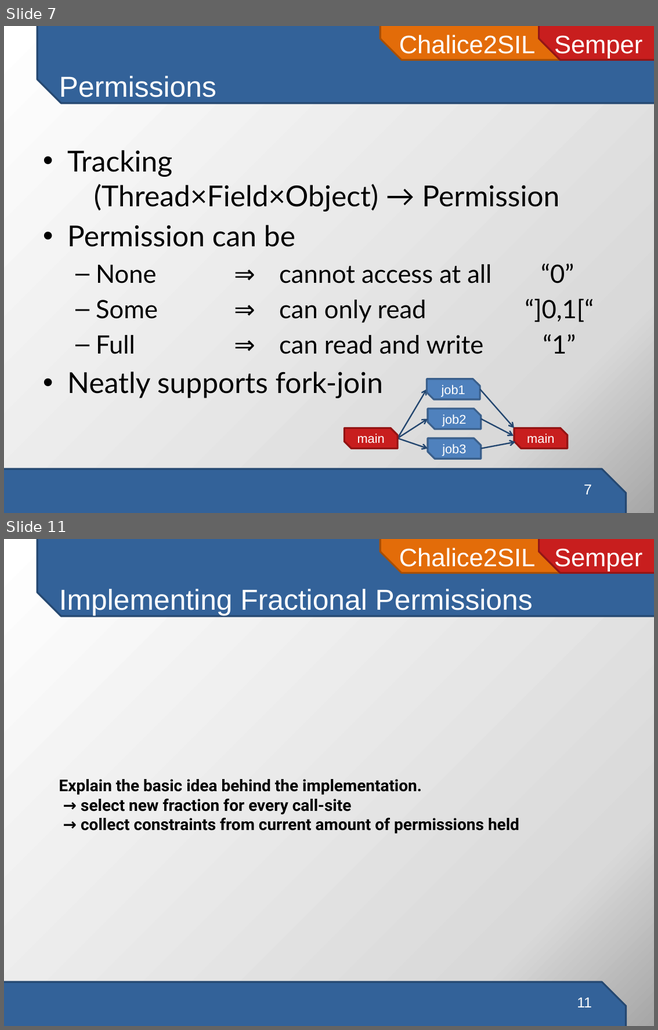
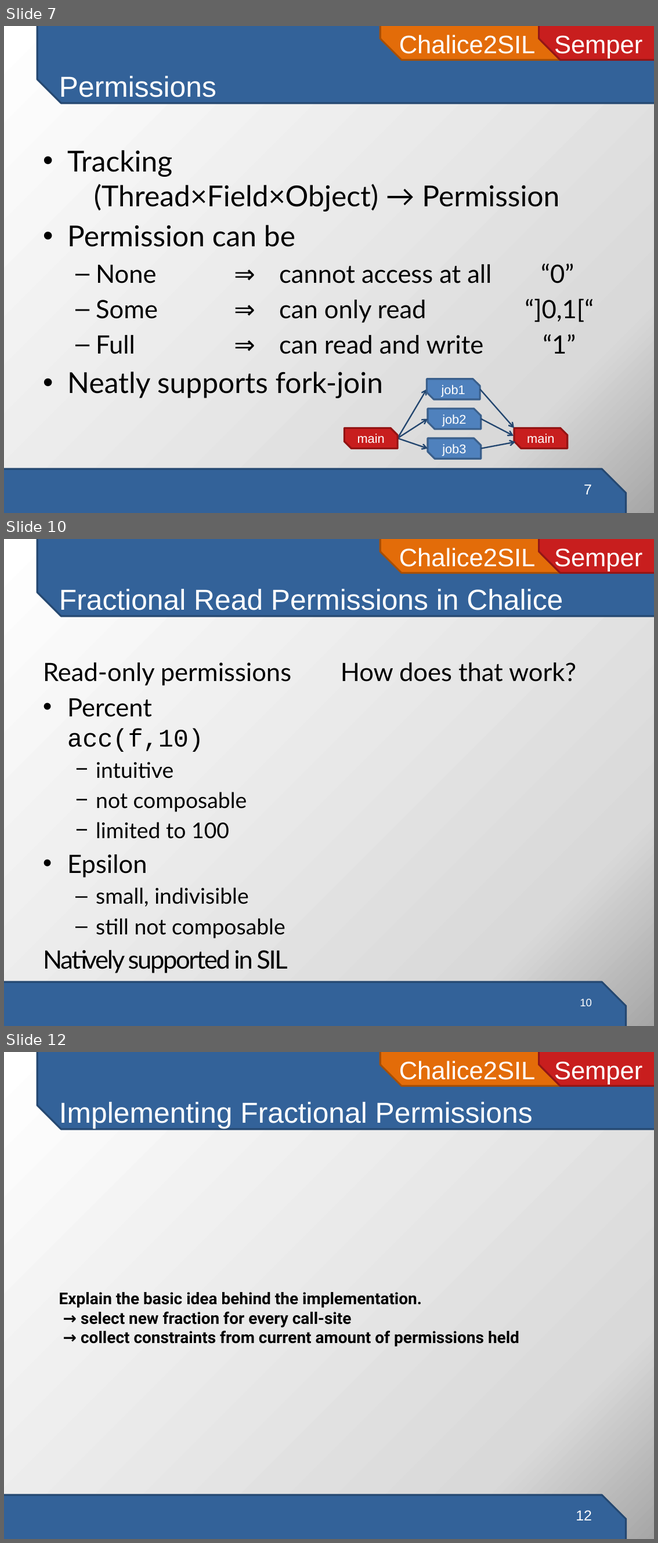
Before and after one commit to viperproject/chalice2silver, a slide deck: chalice2sil/doc/presentation/chalice2sil-presentation.pptx. Shown one above the other, each under a label of ours: slides 7 and 11 before the commit, slides 7, 10 and 12 after it; the slides between them are not shown. The pictures are 658x1030 and 658x1543 pixels, drawn with LibreOffice and Linux fonts; fonts in the diff are those of the drawing; grey boxes stand for pictures. Boxes give left, top, right and bottom in pixels: in the first picture for what was removed or moved away, otherwise in the second. Text is boxed around its words. In the diff, an @@ line names an element or a change of style, - is before the commit and + after.

Commit message:
explain read fractions

```diff
--- a/chalice2sil/doc/presentation/chalice2sil-presentation.pptx
+++ b/chalice2sil/doc/presentation/chalice2sil-presentation.pptx
@@ slide 10 added at <box>4,539,654,1026</box>, background gradient #FFFFFF to #D9D9D9 to #A6A6A6; not listed: 4 template elements that a slide beside it also shows @@
@@ title added at <box>59,589,563,616</box>, 32 pt, text #FFFFFF @@
+Fractional Read Permissions in Chalice
@@ text added at <box>43,663,291,973</box>, 24 pt, text #000000 @@
+Read-only permissions
+• Percent acc(f,10)
+  − intuitive
+  − not composable
+  − limited to 100
+• Epsilon
+  – small, indivisible
+  – still not composable
+Natively supported in SIL
@@ text added at <box>340,663,576,682</box>, 28 pt, text #000000 @@
+How does that work?
@@ page number added at <box>579,999,592,1006</box>, 12 pt, text #FFFFFF @@
+10
@@ what was slide 11 is now slide 12 @@
@@ page number at <box>575,1510,592,1521</box>: text changed @@
-11
+12
```
Also in this commit, not shown: 3 slides changed, 1 other slide added, 1 slide removed.
